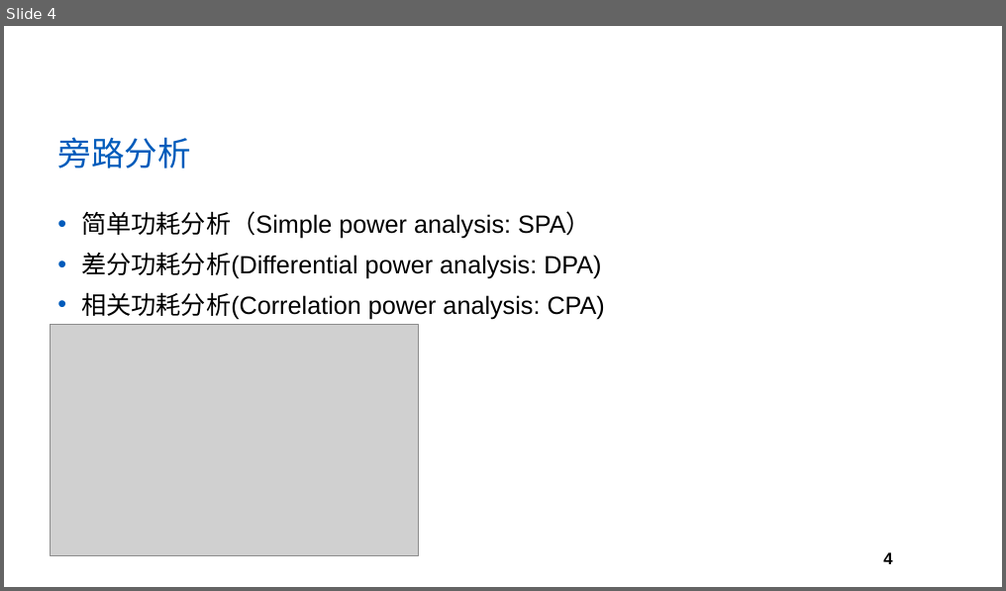
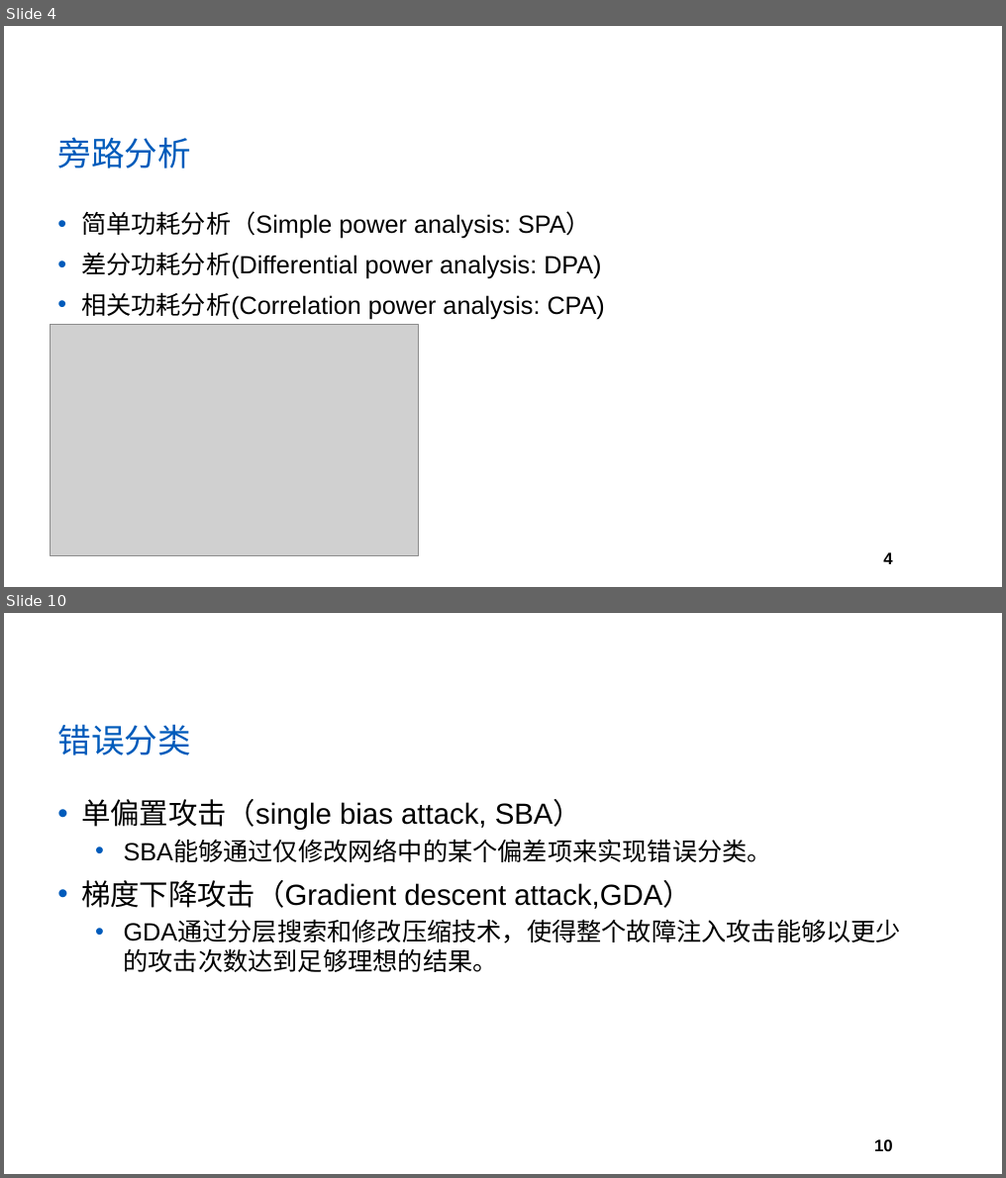
Before and after one commit to yberlin/hello-world, a slide deck: 网络与通信安全/PPT模板.pptx. Shown one above the other, each under a label of ours: slide 4 before the commit, slides 4 and 10 after it; the slides between them are not shown. The pictures are 1006x591 and 1006x1178 pixels, drawn with LibreOffice and Linux fonts; fonts in the diff are those of the drawing; grey boxes stand for pictures; background and template pictures are left out. Boxes give left, top, right and bottom in pixels: in the first picture for what was removed or moved away, otherwise in the second. Text is boxed around its words. In the diff, an @@ line names an element or a change of style, - is before the commit and + after.

```diff
--- a/网络与通信安全/PPT模板.pptx
+++ b/网络与通信安全/PPT模板.pptx
@@ slide 10 added at (x1=4, y1=613, x2=1002, y2=1174), background #FFFFFF; not listed: 1 template element that a slide beside it also shows @@
@@ title added at (x1=57, y1=724, x2=190, y2=756), 32 pt, text #005BBB @@
+错误分类
@@ text added at (x1=81, y1=799, x2=901, y2=972), 24 pt, text #000000 @@
+• 单偏置攻击（single bias attack, SBA）
+  • SBA能够通过仅修改网络中的某个偏差项来实现错误分类。
+• 梯度下降攻击（Gradient descent attack,GDA）
+  • GDA通过分层搜索和修改压缩技术，使得整个故障注入攻击能够以更少的攻击次数达到足够理想的结果。
```
Also in this commit, not shown: 13 other slides added.
